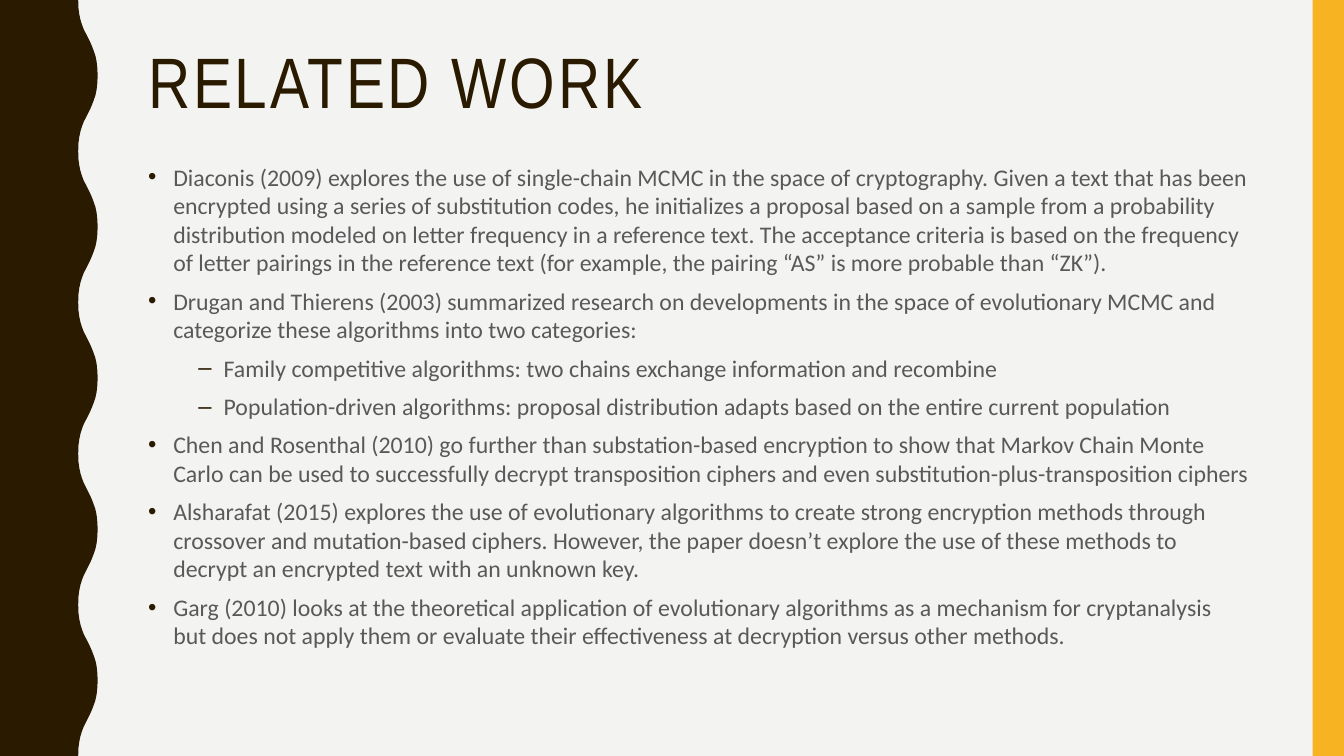
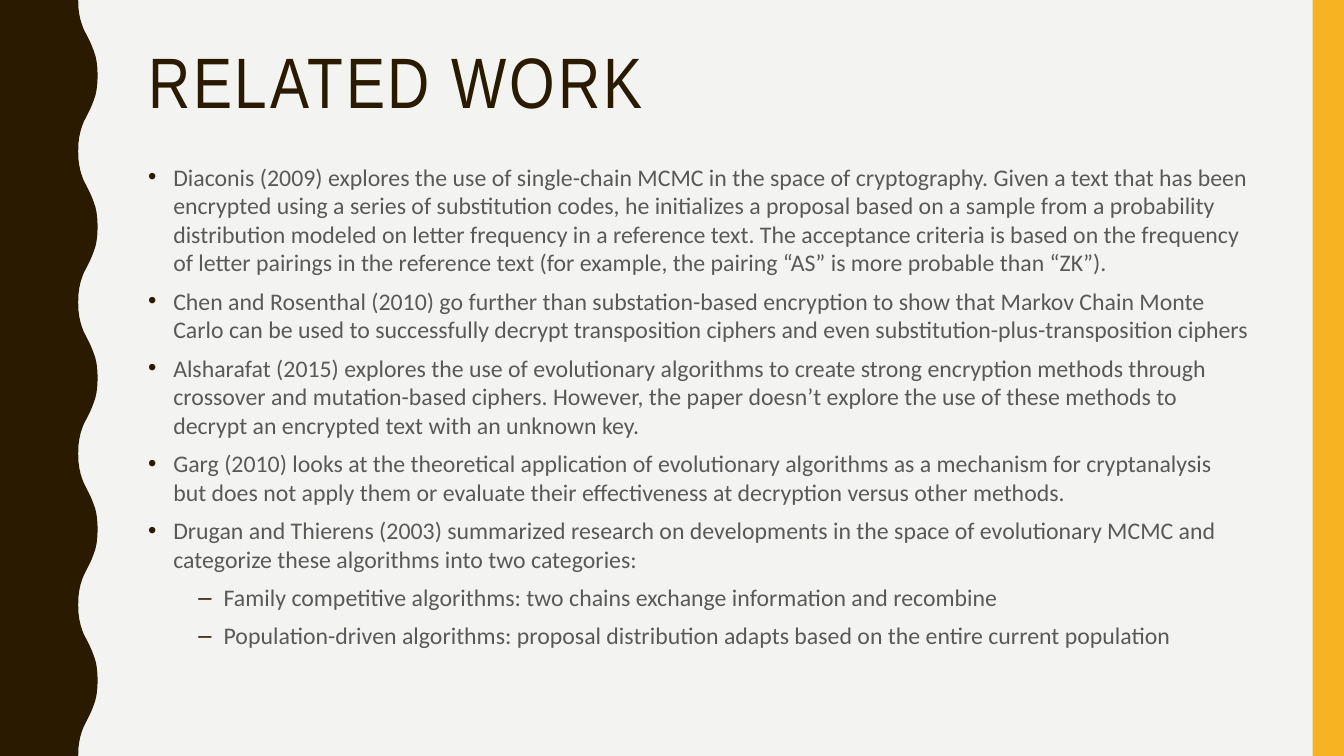
Before and after one commit to arshiasingh/Advanced-Machine-Learning, a slide deck: slide 4 of project/Presentation.pptx. Drawn at 1344x756 pixels with LibreOffice and Linux fonts; fonts in the diff are those of the drawing. Boxes give left, top, right and bottom in pixels: in the first picture for what was removed or moved away, otherwise in the second. Text is boxed around its words. In the diff, an @@ line names an element or a change of style, - is before the commit and + after.

Commit message:
minor edits

```diff
--- a/project/Presentation.pptx
+++ b/project/Presentation.pptx
@@ text at (173,293,1248,505): paragraphs added @@
+• Chen and Rosenthal (2010) go further than substation-based encryption to show that Markov Chain Monte Carlo can be used to successfully decrypt transposition ciphers and even substitution-plus-transposition ciphers
+• Alsharafat (2015) explores the use of evolutionary algorithms to create strong encryption methods through crossover and mutation-based ciphers. However, the paper doesn’t explore the use of these methods to decrypt an encrypted text with an unknown key.
+• Garg (2010) looks at the theoretical application of evolutionary algorithms as a mechanism for cryptanalysis but does not apply them or evaluate their effectiveness at decryption versus other methods.
@@ text at (173,436,1248,648): paragraphs removed @@
-• Chen and Rosenthal (2010) go further than substation-based encryption to show that Markov Chain Monte Carlo can be used to successfully decrypt transposition ciphers and even substitution-plus-transposition ciphers
-• Alsharafat (2015) explores the use of evolutionary algorithms to create strong encryption methods through crossover and mutation-based ciphers. However, the paper doesn’t explore the use of these methods to decrypt an encrypted text with an unknown key.
-• Garg (2010) looks at the theoretical application of evolutionary algorithms as a mechanism for cryptanalysis but does not apply them or evaluate their effectiveness at decryption versus other methods.
```
Also in this commit, not shown: 3 other slides changed.
